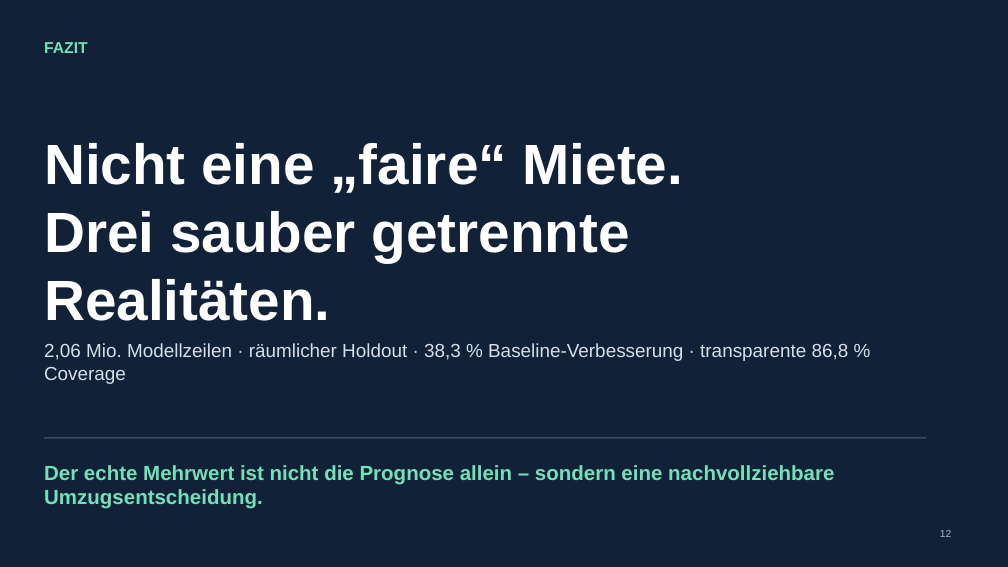
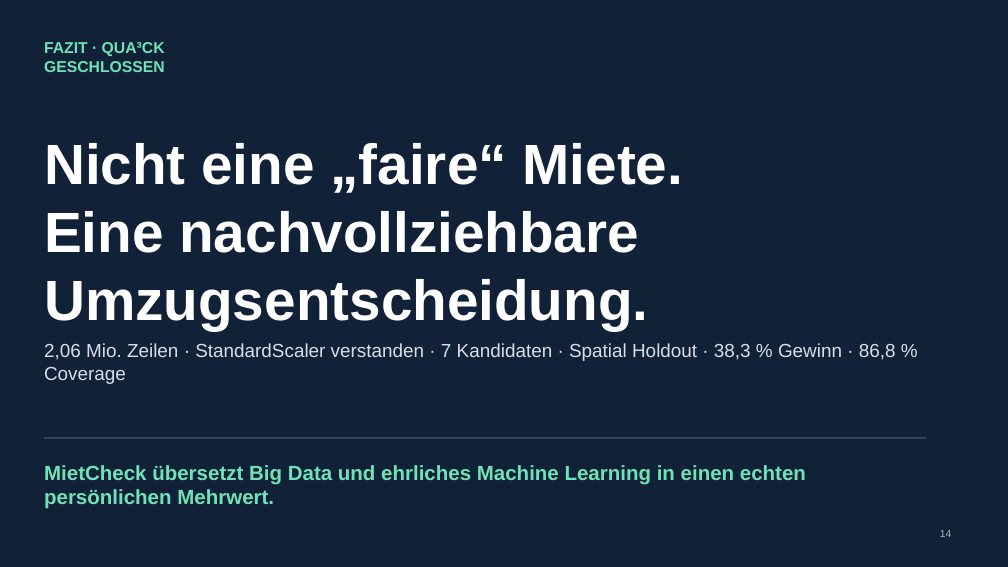
Before and after one commit to neleknaak-31/MietCheck, a slide deck: slide 14 of deliverables/MietCheck_Praesentation.pptx (slide 12 before the commit). Drawn at 1008x567 pixels with LibreOffice and Linux fonts; fonts in the diff are those of the drawing. Boxes give left, top, right and bottom in pixels: in the first picture for what was removed or moved away, otherwise in the second. Text is boxed around its words. In the diff, an @@ line names an element or a change of style, - is before the commit and + after.

Commit message:
QUA³CK-Notebooks und Präsentation an Prüfungsvorgaben ausrichten (#3)
* Align QUA3CK notebooks and presentation

* Format notebook generator

```diff
--- a/deliverables/MietCheck_Praesentation.pptx
+++ b/deliverables/MietCheck_Praesentation.pptx
@@ text at (x1=44, y1=42, x2=165, y2=72): text changed @@
-FAZIT
+FAZIT · QUA³CK GESCHLOSSEN
@@ text at (x1=44, y1=143, x2=684, y2=330): text changed @@
-Nicht eine „faire“ Miete.
-Drei sauber getrennte Realitäten.
+Nicht eine „faire“ Miete.
+Eine nachvollziehbare Umzugsentscheidung.
@@ text at (x1=44, y1=343, x2=896, y2=384): text changed @@
-2,06 Mio. Modellzeilen · räumlicher Holdout · 38,3 % Baseline-Verbesserung · transparente 86,8 % Coverage
+2,06 Mio. Zeilen · StandardScaler verstanden · 7 Kandidaten · Spatial Holdout · 38,3 % Gewinn · 86,8 % Coverage
@@ text at (x1=44, y1=465, x2=806, y2=509): text changed @@
-Der echte Mehrwert ist nicht die Prognose allein – sondern eine nachvollziehbare Umzugsentscheidung.
+MietCheck übersetzt Big Data und ehrliches Machine Learning in einen echten persönlichen Mehrwert.
@@ text at (x1=940, y1=530, x2=951, y2=537): text changed @@
-12
+14
```
Also in this commit, not shown: 10 other slides changed, 4 slides added, 3 slides removed, 35 other files.
